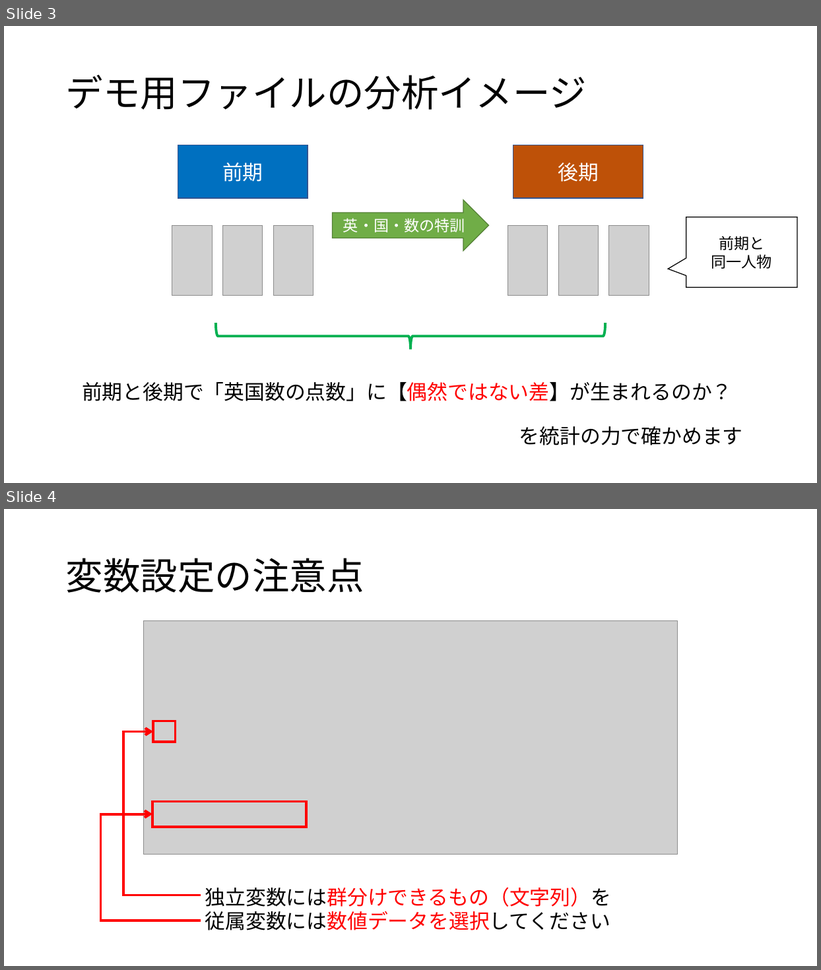
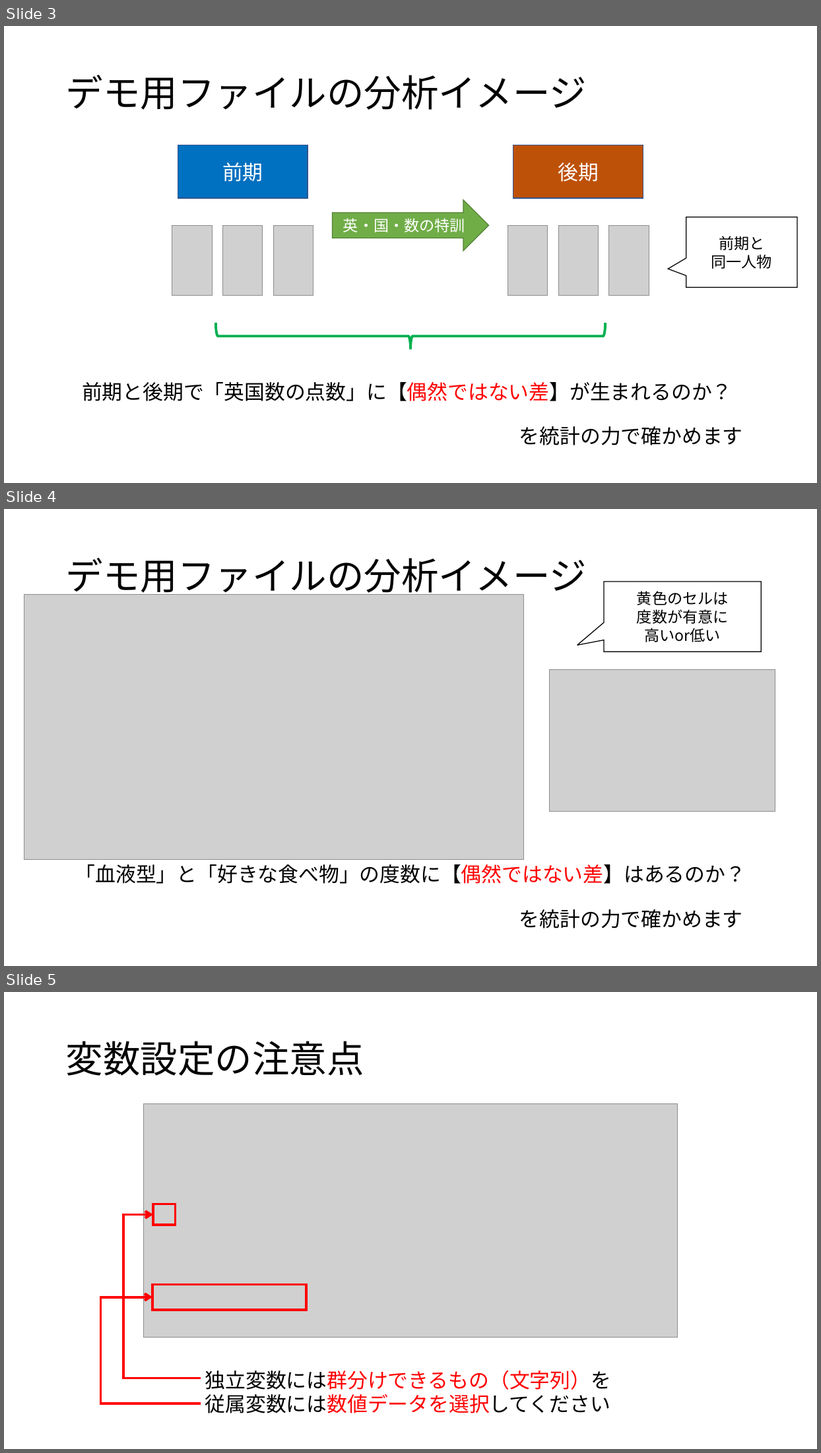
Before and after one commit to itou-daiki/easy_stat, a slide deck: 分析イメージ.pptx. Shown one above the other, each under a label of ours: slides 3 and 4 before the commit, slides 3, 4 and 5 after it. The pictures are 821x970 and 821x1453 pixels, drawn with LibreOffice and Linux fonts; fonts in the diff are those of the drawing; grey boxes stand for pictures. Boxes give left, top, right and bottom in pixels: in the first picture for what was removed or moved away, otherwise in the second. Text is boxed around its words. In the diff, an @@ line names an element or a change of style, - is before the commit and + after.

```diff
--- a/分析イメージ.pptx
+++ b/分析イメージ.pptx
@@ slide 4 added at [4,509,817,966], background #FFFFFF @@
@@ title added at [66,558,587,599], 44 pt, text #000000 @@
+デモ用ファイルの分析イメージ
@@ speech box added at [604,582,762,652], fill #FFFFFF, outline #000000 1 pt, 18 pt, text #000000 @@
+黄色のセルは
+度数が有意に
+高いor低い
@@ picture added at [24,594,523,859] @@
@@ picture added at [549,670,775,811] @@
@@ text added at [75,865,746,884], 24 pt, text #000000 @@
+「血液型」と「好きな食べ物」の度数に【偶然ではない差】はあるのか？
@@ text added at [519,910,743,929], 24 pt, text #000000 @@
+を統計の力で確かめます
@@ what was slide 4 is now slide 5 @@
```
Also in this commit, not shown: 2 other files.
